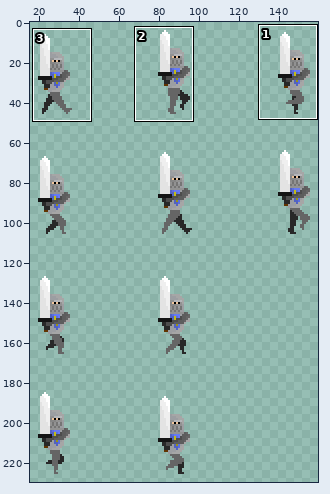
Edited in one commit: sprite sheet (Game/Assets/Game/Sprites/Charakter/knightwalksword.png). The first picture is a wide view before the edit; the outline marks the close-up.
Close-up. First the earlier version:
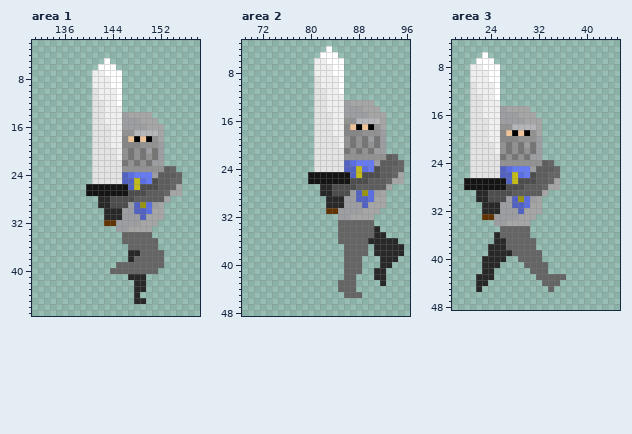
The file is 512x512 pixels, drawn in blocks of 2x2; one block is one cell here. Colours within 5 levels of each other are drawn and written as one. Shown: area 1: x 131..158, y 2..47; area 2: x 69..96, y 3..48; area 3: x 18..45, y 4..48. The wide view leaves out empty margins. The commit also changed other parts of the picture, which this record leaves out.
After:
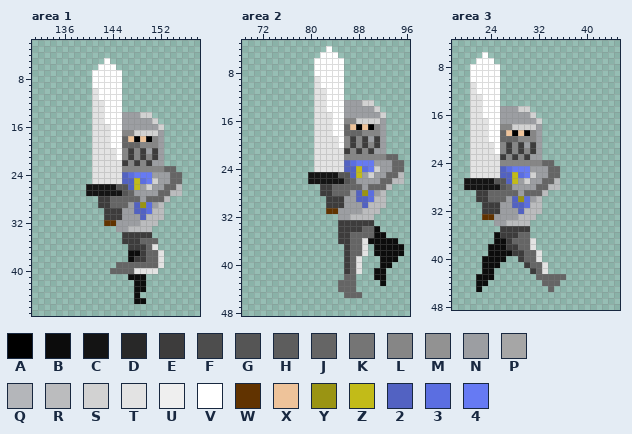
Palette (. is transparent): A #000000  B #0c0c0c  C #141414  D #282828  E #3d3c3c  F #4d4d4d  G #555555  H #5d5d5d  J #656565  K #757575  L #868686  M #929292  N #9c9ea2  P #a6a6a6  Q #b4b6ba  R #bbbcbe  S #d2d2d2  T #e3e3e3  U #efefef  V #ffffff  W #613300  X #eec39a  Y #9a9413  Z #c2bb18  2 #5262c2  3 #5b6ee1  4 #667af3
From old to new:
Area 1:
y 7: x 141..142 UU -> VV
y 8..9: x 141..143 UUU -> VVV
y 10..11: x 142..144 UUU -> VVV
y 12: x 143..144 UU -> VV
y 13: x 143..145 UUU -> VVV
y 14: x 143..145 UUU -> VVV; x 147..150 PPPP -> NNSS
y 15: x 143..145 UUU -> VVV; x 149..151 PPP -> NNS
y 16: x 144..145 UU -> VV; x 150..152 PPP -> NNS
y 17: x 144..152 UUMMQQQQP -> VVLLSSSSN
y 18: x 144..146 UUL -> VVJ; x 151..152 MP -> LN
y 19: x 144..151 UULLLMMM -> VVJJJLLL
y 20: x 145..149 UMKMK -> VLELE; x 151 K -> E
y 21: x 145..151 UMKMKMK -> VLELELE
y 22: x 146..150 KMKMK -> ELELE
y 23: x 146..153 MMMMMMMH -> LLLLLLLJ
y 24: x 152..154 HHH -> NNJ
y 25: x 151..153 FHH -> SNN
y 26: x 145..146 CC -> GG; x 149..153 FFFHH -> NSNNJ; x 155 P -> R
y 27: x 146..152 CFFFHHH -> GJNNNNJ; x 154..155 PP -> RR
y 28: x 142..153 DDFFFFHHHHHP -> EEJJJJJNJJJR
y 29: x 142..146 DDFFF -> EEJJJ; x 152 P -> R
y 30: x 143..145 DDD -> EEE; x 151..152 PP -> RR
y 31: x 143..145 DDD -> EEE; x 150..152 PPP -> RRR
y 32: x 149..151 PPP -> RRR
y 33: x 147..150 PPPP -> RRRR
y 34: x 146..150 JJJJJ -> EEEEE
y 35: x 146..148 JJJ -> EEE
y 36: x 147..149 JJJ -> EEE; x 151 J -> T
y 37: x 147..149 DDJ -> BBE; x 152 J -> T
y 38: x 147..149 DJJ -> BEE; x 152 J -> T
y 39: x 152 J -> T
y 40: x 148..151 JJJJ -> TTTT
y 41: x 147..149 DDD -> BBB
y 42..43: x 148..149 DD -> BB
y 44: x 148 D -> B
y 45: x 148..149 DD -> BB
Area 2:
y 6: x 81..82 UU -> VV
y 7..8: x 81..83 UUU -> VVV
y 9..10: x 82..84 UUU -> VVV
y 11: x 83..84 UU -> VV
y 12: x 83..85 UUU -> VVV
y 13: x 83..85 UUU -> VVV; x 87..90 PPPP -> NNSS
y 14: x 83..85 UUU -> VVV; x 89..91 PPP -> NNS
y 15: x 84..85 UU -> VV; x 90..92 PPP -> NNS
y 16: x 84..92 UUMMQQQQP -> VVLLSSSSN
y 17: x 84..86 UUL -> VVJ; x 91..92 MP -> LN
y 18: x 84..91 UULLLMMM -> VVJJJLLL
y 19: x 85..89 UMKMK -> VLELE; x 91 K -> E
y 20: x 85..91 UMKMKMK -> VLELELE
y 21: x 86..90 KMKMK -> ELELE
y 22: x 86..93 MMMMMMMH -> LLLLLLLJ
y 23: x 92..94 HHH -> NNJ
y 24: x 91..93 FHH -> SNN
y 25: x 85..86 CC -> GG; x 89..93 FFFHH -> NSNNJ; x 95 P -> R
y 26: x 86..92 CFFFHHH -> GJNNNNJ; x 94..95 PP -> RR
y 27: x 82..93 DDFFFFHHHHHP -> EEJJJJJNJJJR
y 28: x 82..86 DDFFF -> EEJJJ; x 92 P -> R
y 29: x 83..85 DDD -> EEE; x 91..92 PP -> RR
y 30: x 83..85 DDD -> EEE; x 90..92 PPP -> RRR
y 31: x 89..91 PPP -> RRR
y 32: x 87..90 PPPP -> RRRR
y 33: x 85..90 JJJJJJ -> EEEEEE
y 34: x 85..88 JJJJ -> EEEE; x 91 D -> B
y 35: x 85..86 JJ -> EE; x 91..92 DD -> BB
y 36: x 85..86 JJ -> EE; x 89..94 JDDDDD -> TBBBBB
y 37..38: x 86 J -> E; x 89 J -> T; x 91..95 DDDDD -> BBBBB
y 39: x 86 J -> E; x 88 J -> T; x 92..94 DDD -> BBB
y 40: x 86 J -> E; x 88 J -> T; x 92..93 DD -> BB
y 41: x 86 J -> E; x 88 J -> T; x 91..92 DD -> BB
y 42: x 91..92 DD -> BB
y 43: x 92 D -> B
Area 3:
y 8: x 21..22 UU -> VV
y 9..10: x 21..23 UUU -> VVV
y 11..12: x 22..24 UUU -> VVV
y 13: x 23..24 UU -> VV
y 14: x 23..25 UUU -> VVV
y 15: x 23..25 UUU -> VVV; x 27..30 PPPP -> NNSS
y 16: x 23..25 UUU -> VVV; x 29..31 PPP -> NNS
y 17: x 24..25 UU -> VV; x 30..32 PPP -> NNS
y 18: x 24..32 UUMMQQQQP -> VVLLSSSSN
y 19: x 24..26 UUL -> VVJ; x 31..32 MP -> LN
y 20: x 24..31 UULLLMMM -> VVJJJLLL
y 21: x 25..29 UMKMK -> VLELE; x 31 K -> E
y 22: x 25..31 UMKMKMK -> VLELELE
y 23: x 26..30 KMKMK -> ELELE
y 24: x 26..33 MMMMMMMH -> LLLLLLLJ
y 25: x 32..34 HHH -> NNJ
y 26: x 31..33 FHH -> SNN
y 27: x 25..26 CC -> GG; x 29..33 FFFHH -> NSNNJ; x 35 P -> R
y 28: x 26..32 CFFFHHH -> GJNNNNJ; x 34..35 PP -> RR
y 29: x 22..33 DDFFFFHHHHHP -> EEJJJJJNJJJR
y 30: x 22..26 DDFFF -> EEJJJ; x 32 P -> R
y 31: x 23..25 DDD -> EEE; x 31..32 PP -> RR
y 32: x 23..25 DDD -> EEE; x 30..32 PPP -> RRR
y 33: x 29..31 PPP -> RRR
y 34: x 27..30 PPPP -> RRRR
y 35: x 26..30 JJJJJ -> EEEEE
y 36: x 25..28 DJJJ -> BEEE
y 37: x 25..27 DDJ -> BBE; x 31 J -> T
y 38: x 24..28 DDDJJ -> BBBEE; x 31 J -> T
y 39: x 24..29 DDDDJJ -> BBBBEE; x 32 J -> T
y 40: x 23..26 DDDD -> BBBB; x 29 J -> E; x 32 J -> T
y 41: x 23..25 DDD -> BBB; x 30 J -> E; x 33 J -> T
y 42: x 23..24 DD -> BB; x 31 J -> E; x 33 J -> T
y 43: x 22..24 DDD -> BBB
y 44: x 22..23 DD -> BB
y 45: x 22 D -> B
